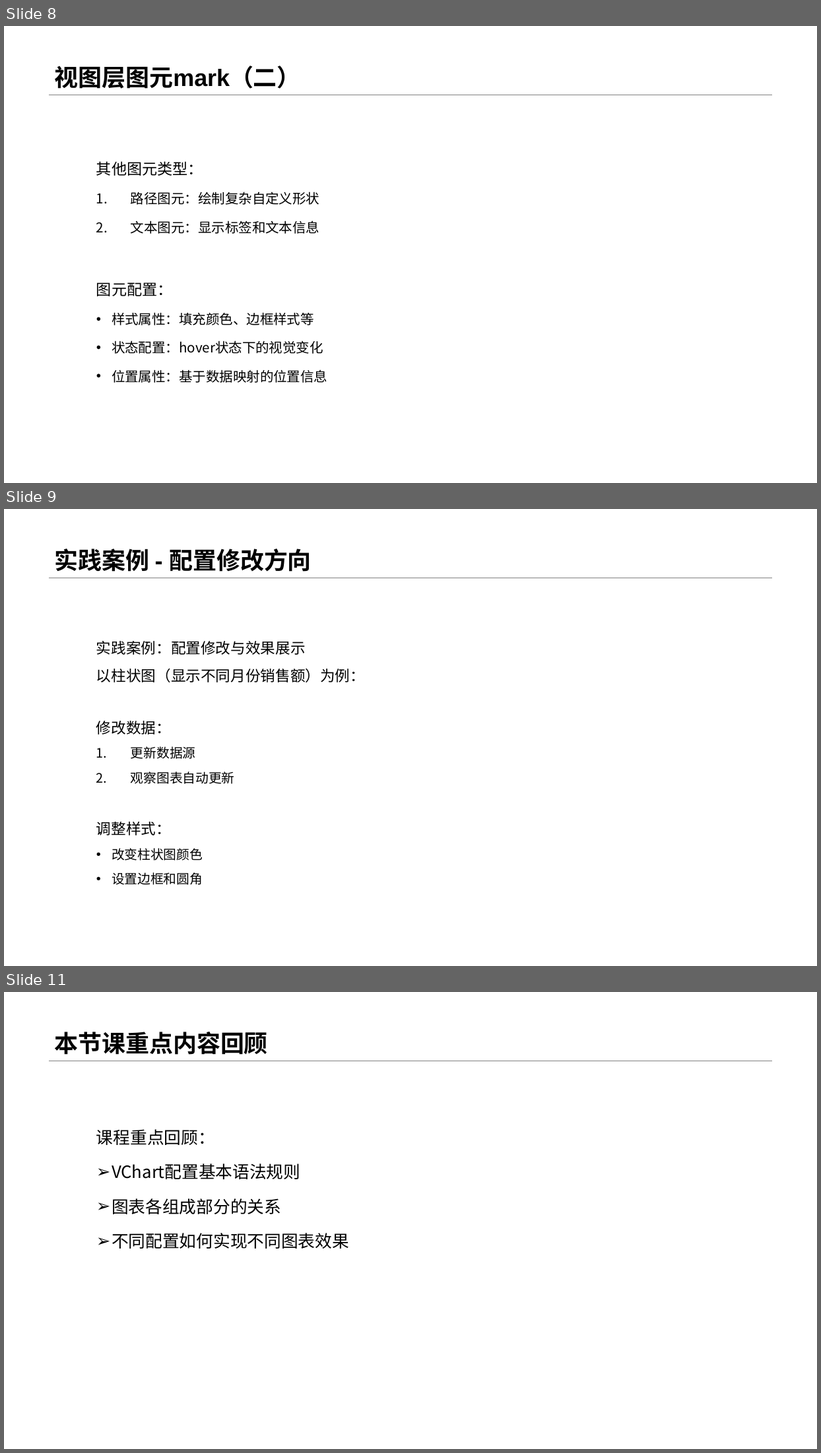
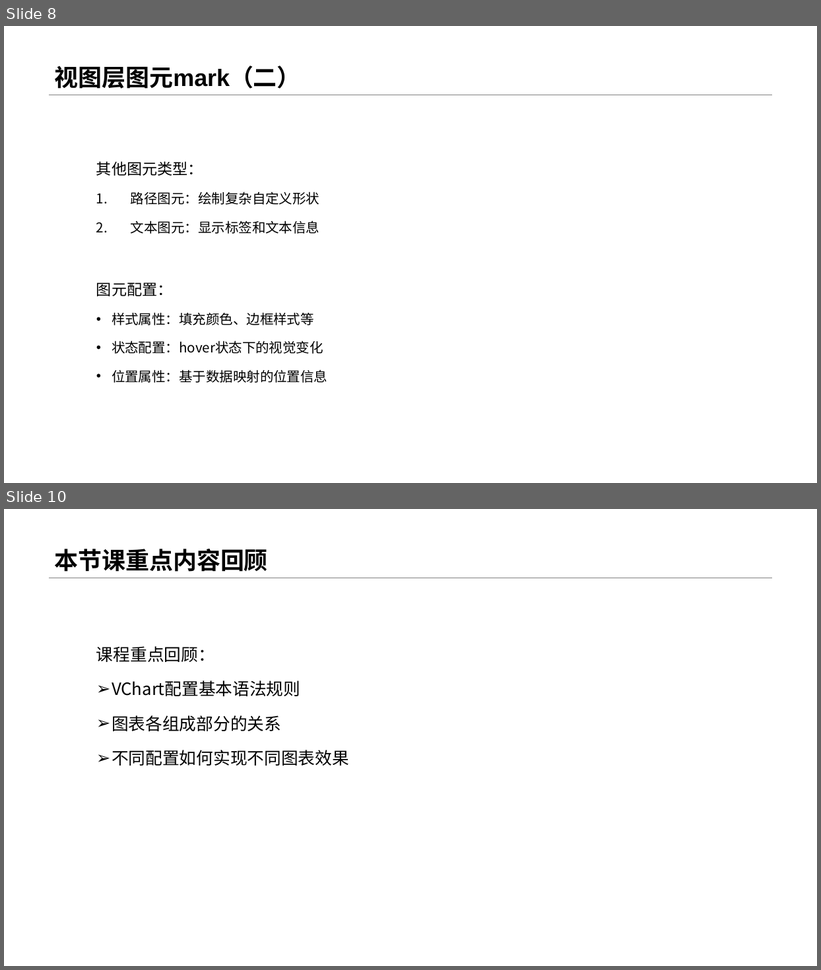
Before and after one commit to menglin1997/vchartCourse, a slide deck: code/Chapter 2 - Detailed Explanation of Chart Concepts/05- Chart composition/05-图表组成.pptx. Shown one above the other, each under a label of ours: slides 8, 9 and 11 before the commit, slides 8 and 10 after it; the slides between them are not shown. The pictures are 821x1453 and 821x970 pixels, drawn with LibreOffice and Linux fonts; fonts in the diff are those of the drawing. Boxes give left, top, right and bottom in pixels: in the first picture for what was removed or moved away, otherwise in the second. Text is boxed around its words. In the diff, an @@ line names an element or a change of style, - is before the commit and + after.

```diff
--- a/code/Chapter 2 - Detailed Explanation of Chart Concepts/05- Chart composition/05-图表组成.pptx
+++ b/code/Chapter 2 - Detailed Explanation of Chart Concepts/05- Chart composition/05-图表组成.pptx
@@ slide 9 removed at (x1=4, y1=509, x2=817, y2=966), background #FFFFFF; not listed: 1 template element that a slide beside it also shows @@
@@ title removed at (x1=55, y1=549, x2=312, y2=572) @@
-实践案例 - 配置修改方向
@@ text removed at (x1=96, y1=641, x2=365, y2=885) @@
-  实践案例：配置修改与效果展示
-  以柱状图（显示不同月份销售额）为例：
-  修改数据：
-  1. 更新数据源
-  2. 观察图表自动更新
-  调整样式：
-  • 改变柱状图颜色
-  • 设置边框和圆角
@@ what was slide 11 is now slide 10 @@
```
Also in this commit, not shown: 1 slide changed, 3 other files.
